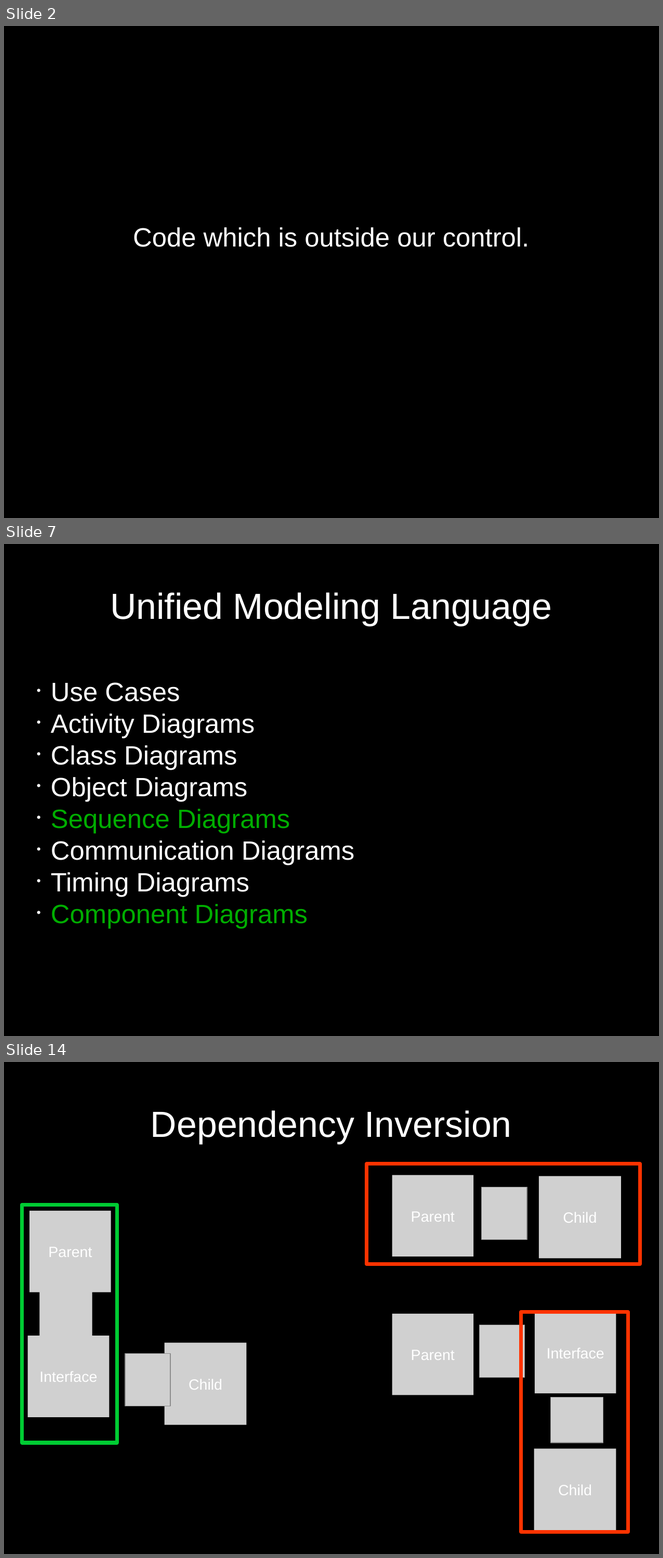
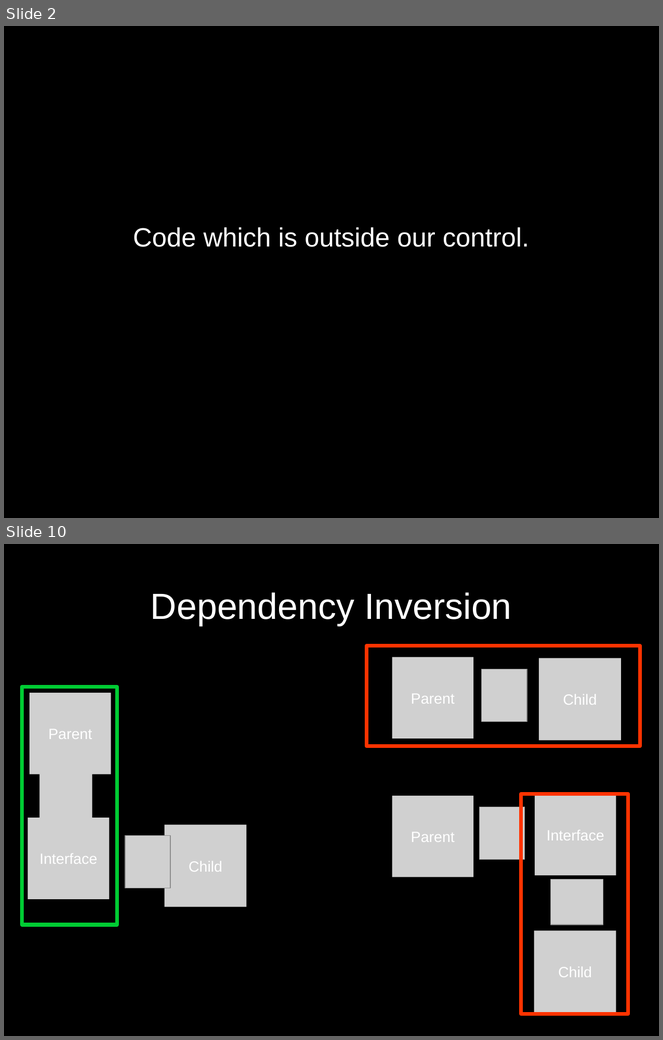
Before and after one commit to ChrisLynch42/presentations, a slide deck: codepalousa/legacy_code/coudepalousa.odp. Shown one above the other, each under a label of ours: slides 2, 7 and 14 before the commit, slides 2 and 10 after it; the slides between them are not shown. The pictures are 663x1558 and 663x1040 pixels, drawn with LibreOffice and Linux fonts; fonts in the diff are those of the drawing; grey boxes stand for pictures. Boxes give left, top, right and bottom in pixels: in the first picture for what was removed or moved away, otherwise in the second. Text is boxed around its words. In the diff, an @@ line names an element or a change of style, - is before the commit and + after.

```diff
--- a/codepalousa/legacy_code/coudepalousa.odp
+++ b/codepalousa/legacy_code/coudepalousa.odp
@@ slide 7 removed at (4, 544, 659, 1036), background #000000 @@
@@ title removed at (110, 592, 553, 626) @@
-Unified Modeling Language
@@ subtitle removed at (51, 682, 354, 928) @@
-• Use Cases
-• Activity Diagrams
-• Class Diagrams
-• Object Diagrams
-• Sequence Diagrams
-• Communication Diagrams
-• Timing Diagrams
-• Component Diagrams
@@ what was slide 14 is now slide 10 @@
```
Also in this commit, not shown: 7 slides changed, 3 slides added, 7 other slides removed.
